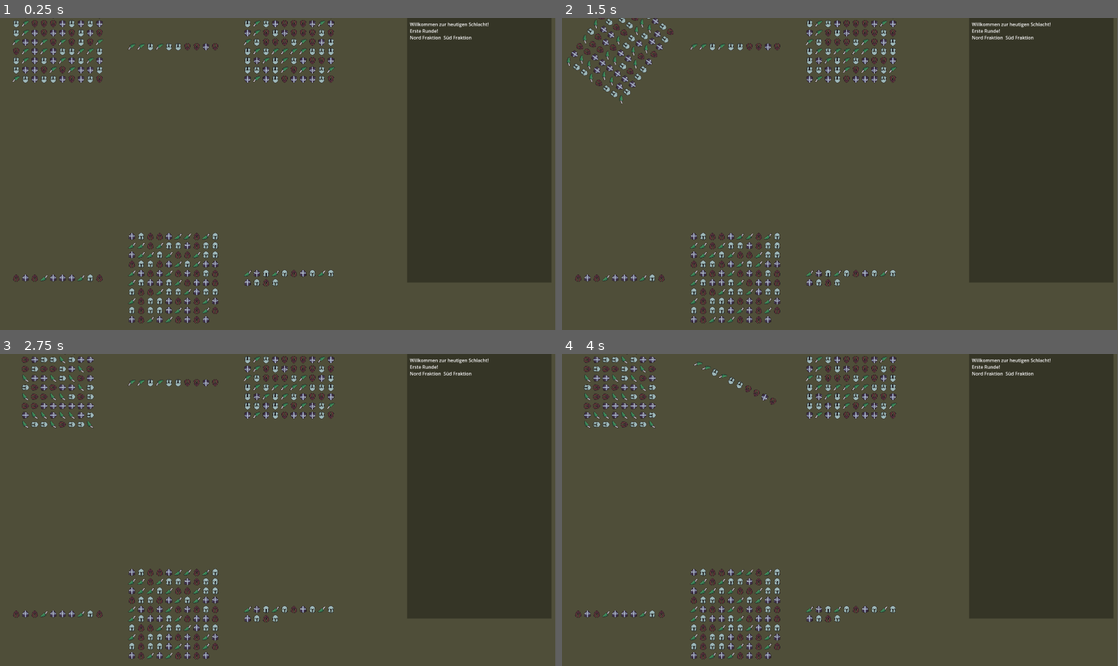
Above: before the commit, frames 1-4 (two rows, left to right).
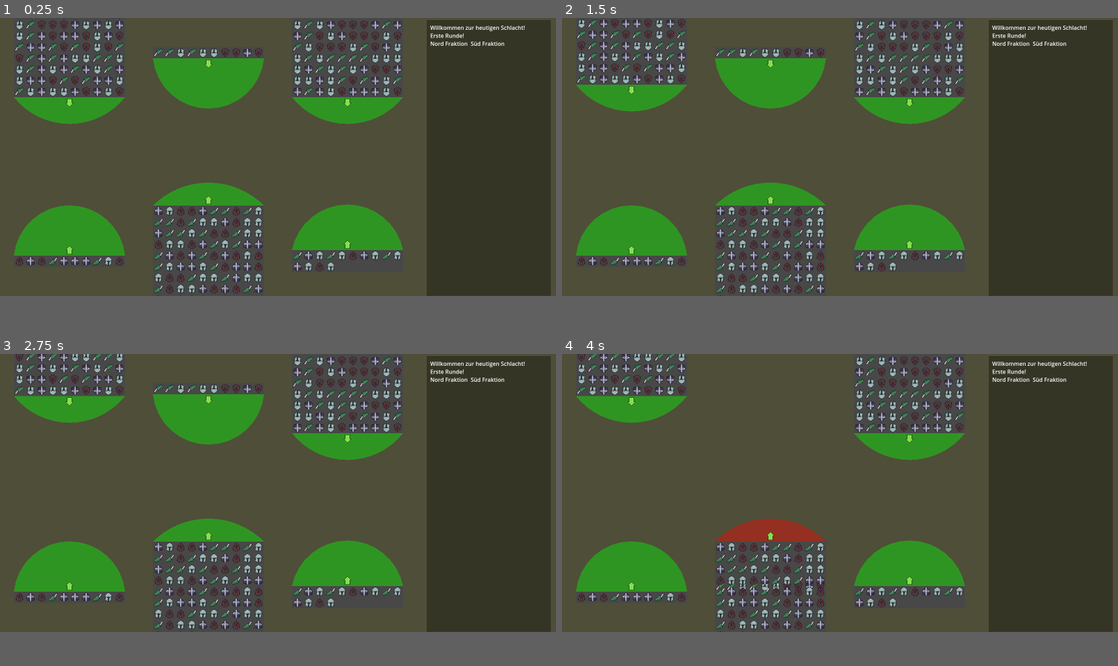
Above: after the commit, the same moments.

Repository: cjanta/RectsGodot
Game: Godot game, scene res://root.tscn
The game is run twice, just before and just after one commit, with the same random seed, the same clock (stepped at 60 frames per second) and the same inputs.
Inputs (mouse positions are in pixels of both pictures, inside the frame that each line leads up to):
- Up to frame 1 (0.25 s): no input
- Up to frame 2 (1.5 s): tap Enter at 0.5 s; drag from (617, 46) to (851, 46) at 0.52 s; tap Space (Spacebar) at 1.25 s; drag from (617, 89) to (734, 46) at 1.27 s
- Up to frame 3 (2.75 s): tap Enter at 2 s; tap Space (Spacebar) at 2.1 s; click (172, 382) at 2.17 s
- Up to frame 4 (4 s): tap Space (Spacebar) at 2.75 s; drag from (734, 391) to (617, 612) at 2.77 s; tap Enter at 3.5 s; drag from (851, 382) to (617, 382) at 3.52 s
In our replay, the window is 799x449 before the commit and 800x400 after it. These sizes can differ from the game's own. Grey fills any space a smaller window leaves; there, only what the larger window draws over its background counts as a difference.

The runs differ from the first frame. In frame 1, 24% of the frame differs, in the area x 2-100%, y 0-98%; in frame 2, 23%; in frame 3, 23%; in frame 4, 20%.

Commit message:
clean up und impl hitbox.arcs draw und collisionShape

Diff:
--- a/Faction.gd
+++ b/Faction.gd
@@ -17,7 +17,7 @@
 			create_test_regiments(Vector2(x_off+ n*400,100))
 	elif start_direction == Vector2.UP:
 		for n in num_per_faction:
-			create_test_regiments(Vector2(x_off+ n*400,900))
+			create_test_regiments(Vector2(x_off+ n*400,700))
 
 func _process(delta):
 	pass
--- a/Faction_Regiment.gd
+++ b/Faction_Regiment.gd
@@ -9,7 +9,6 @@
 @export var setup_facing_dir : Vector2 = Vector2.ZERO
 @export var setup_pos : Vector2 = Vector2.ZERO
 
-#@onready var hitbox_polygone = $Area2D/CollisionPolygon2D
 @onready var hitbox_regiment_bounds = $hitbox_regiment_bounds/regiment_bounds
 @onready var hitbox_rotation = $hitbox_rotation/rotation_circle
 @onready var node_to_update = [$hitbox_rotation/rotation_circle]
@@ -68,7 +67,6 @@
 	hitbox_regiment_bounds.shape = hitbox_regiment_bounds.shape.duplicate()
 	hitbox_regiment_bounds.shape.extents = get_current_bounds_extends()
 	update_relatives()
-
 
 func runntime_ini():
 	set_regiment_unit_size(regiment_unit_size)
@@ -138,7 +136,6 @@
 			selected_Mouse_Position = get_global_mouse_position()
 			return abs(dot)
 
-
 		return 0
 
 func _on_hitbox_rotation_input_event(viewport, event, shape_idx):
--- a/faction_regiment_scene.tscn
+++ b/faction_regiment_scene.tscn
@@ -5,7 +5,7 @@
 [ext_resource type="PackedScene" uid="uid://sf58apyyihsn" path="res://hitbox_regiment_bounds.tscn" id="2_daj36"]
 [ext_resource type="Script" path="res://faction_icon.gd" id="2_nebew"]
 [ext_resource type="PackedScene" uid="uid://3mie7hp7sxd" path="res://hitbox_rotation.tscn" id="3_3dvq2"]
-[ext_resource type="Script" path="res://hitbox_arcs.gd" id="6_npda7"]
+[ext_resource type="PackedScene" uid="uid://cgrwbimmaa7cd" path="res://hitbox_arcs.tscn" id="6_eui2j"]
 
 [node name="Faction_Regiment_Scene" type="Node2D"]
 script = ExtResource("1_nqapm")
@@ -13,18 +13,15 @@
 [node name="hitbox_regiment_bounds" parent="." instance=ExtResource("2_daj36")]
 
 [node name="hitbox_rotation" parent="." instance=ExtResource("3_3dvq2")]
+collision_layer = 2
+collision_mask = 0
 
 [node name="bounds_sprite" type="Sprite2D" parent="."]
-visible = false
 texture = ExtResource("2_2qplr")
 script = ExtResource("2_nebew")
 
-[node name="hitbox_arcs" type="Area2D" parent="."]
-z_index = -1
-script = ExtResource("6_npda7")
-
-[node name="CollisionPolygon2D" type="CollisionPolygon2D" parent="hitbox_arcs"]
-polygon = PackedVector2Array(15, 16, 41, 82, 2, 55, -18, 88, -19, 41, -52, 38)
+[node name="hitbox_arcs" parent="." instance=ExtResource("6_eui2j")]
+collision_layer = 4
 
 [connection signal="input_event" from="hitbox_regiment_bounds" to="." method="_on_hitbox_regiment_bounds_input_event"]
 [connection signal="input_event" from="hitbox_rotation" to="." method="_on_hitbox_rotation_input_event"]
--- a/hitbox_arcs.gd
+++ b/hitbox_arcs.gd
@@ -1,41 +1,35 @@
 extends Area2D
-
 
 var is_runtime_ini = true
 var regiment : Faction_Regiment
+
 @onready var coll_shape :CollisionPolygon2D = $CollisionPolygon2D
+
 
 func _ready():
 	regiment = get_parent()
 	coll_shape.polygon = coll_shape.polygon.duplicate()
 
-	pass
-
 func _process(delta):
-	chick_runtime_ini()
+	check_runtime_ini()
 	queue_redraw()
 
-func chick_runtime_ini():
+func check_runtime_ini():
 	if is_runtime_ini:
 		is_runtime_ini = false;
-		#coll_shape.polygon = get_regiment_front_polygon()
-		coll_shape.polygon =get_front_arc()
+		coll_shape.polygon = get_front_arc()
 
 
-const DETECT_RADIUS = 200
-const FOV = 80
-
-var angle = 0
-var direction = Vector2()
-# Drawing the FOV
 const RED = Color(1.0, 0, 0, 0.4)
 const GREEN = Color(0, 1.0, 0, 0.4)
-
 var draw_color = GREEN
 
 func _draw():
-	#draw_circle_arc_poly(Vector2(), DETECT_RADIUS,  angle - FOV/2, angle + FOV/2, draw_color)
-	pass
+	draw_front_arc()
+
+func draw_front_arc():
+	var front_arc = get_front_arc()
+	draw_polygon(front_arc, PackedColorArray([draw_color]))
 
 func get_front_arc():
 	var size = regiment.get_current_bounds_extends() as Vector2
@@ -44,47 +38,24 @@
 	var tl = position + Vector2(-size.x ,-size.y)
 	var tr = position + Vector2(size.x ,-size.y)
 	var fow = rad_to_deg(tl.angle_to(tr))
-	var radius = regiment.shape_extends_total.length()
+	var radius = regiment.shape_extends_total.length() / 2.0
 	var angle_from = angle - fow/2
 	var angle_to = angle + fow/2
 	var nb_points = 16
 	var points_arc = PackedVector2Array()
 	points_arc.push_back(center)
-	#var colors = PackedColorArray([color])
 
 	for i in range(nb_points+1):
 		var angle_point = angle_from + i*(angle_to-angle_from)/nb_points
 		points_arc.push_back(center + Vector2( cos( deg_to_rad(angle_point) ), sin( deg_to_rad(angle_point) ) ) * radius)
-	#draw_polygon(points_arc, colors)
 	return points_arc
 
-func draw_circle_arc_poly(center, radius, angle_from, angle_to, color):
-	var nb_points = 32
-	var points_arc = PackedVector2Array()
-	points_arc.push_back(center)
-	var colors = PackedColorArray([color])
 
-	for i in range(nb_points+1):
-		var angle_point = angle_from + i*(angle_to-angle_from)/nb_points
-		points_arc.push_back(center + Vector2( cos( deg_to_rad(angle_point) ), sin( deg_to_rad(angle_point) ) ) * radius)
-	draw_polygon(points_arc, colors)
+func _on_area_shape_entered(area_rid, area, area_shape_index, local_shape_index):
+	if area.get_parent() != regiment:
+		draw_color = RED
 
-func draw_front_arc_flat():
-	var size = regiment.get_current_bounds_extends() as Vector2
-	var rotation_off = deg_to_rad(60)
-	var arc_length = 180
-	#[tl, tl_arc, tr_arc, tr]
-	var points = PackedVector2Array()
-	var tl = position + Vector2(-size.x ,-size.y)
-	points.append(tl)
-	var tl_arc = Vector2(-size.x ,-size.y) + Vector2.LEFT.rotated(rotation + rotation_off) * arc_length
-	points.append(tl_arc)
-	var tr_arc = Vector2(size.x ,-size.y) + Vector2.RIGHT.rotated(rotation - rotation_off) * arc_length
-	points.append(tr_arc)
-	var tr = position + Vector2(size.x ,-size.y)
-	points.append(tr)
 
-	var color = Color(25,25,25,64)
-	var colors = PackedColorArray([color])
-	var uvs = PackedVector2Array()
-	draw_polygon(points, colors,uvs,null)
+func _on_area_shape_exited(area_rid, area, area_shape_index, local_shape_index):
+	if area.get_parent() != regiment:
+		draw_color = GREEN
--- /dev/null
+++ b/hitbox_arcs.tscn
@@ -0,0 +1,13 @@
+[gd_scene load_steps=2 format=3 uid="uid://cgrwbimmaa7cd"]
+
+[ext_resource type="Script" path="res://hitbox_arcs.gd" id="1_sjtfk"]
+
+[node name="hitbox_arcs" type="Area2D"]
+z_index = -1
+script = ExtResource("1_sjtfk")
+
+[node name="CollisionPolygon2D" type="CollisionPolygon2D" parent="."]
+polygon = PackedVector2Array(15, 16, 41, 82, 2, 55, -18, 88, -19, 41, -52, 38)
+
+[connection signal="area_shape_entered" from="." to="." method="_on_area_shape_entered"]
+[connection signal="area_shape_exited" from="." to="." method="_on_area_shape_exited"]
--- a/hitbox_rotation.tscn
+++ b/hitbox_rotation.tscn
@@ -1,4 +1,6 @@
-[gd_scene load_steps=2 format=3 uid="uid://3mie7hp7sxd"]
+[gd_scene load_steps=3 format=3 uid="uid://3mie7hp7sxd"]
+
+[ext_resource type="Texture2D" uid="uid://4845qd0tii57" path="res://grfx/icon_PointNorth32.png" id="1_gq3mc"]
 
 [sub_resource type="CircleShape2D" id="CircleShape2D_3p1nj"]
 radius = 16.0
@@ -7,3 +9,6 @@
 
 [node name="rotation_circle" type="CollisionShape2D" parent="."]
 shape = SubResource("CircleShape2D_3p1nj")
+
+[node name="icon" type="Sprite2D" parent="rotation_circle"]
+texture = ExtResource("1_gq3mc")
--- a/project.godot
+++ b/project.godot
@@ -17,8 +17,9 @@
 
 [display]
 
-window/size/viewport_width=1920
-window/size/viewport_height=1080
+window/size/viewport_width=1600
+window/size/viewport_height=800
+window/size/initial_position_type=2
 
 [input]
 
--- a/root.tscn
+++ b/root.tscn
@@ -15,9 +15,10 @@
 script = ExtResource("1_b4ysd")
 
 [node name="ColorRect" type="ColorRect" parent="Game_Session/GUI_LOG"]
-offset_left = 1407.0
-offset_right = 1907.0
-offset_bottom = 915.0
+offset_left = 1228.0
+offset_top = 6.0
+offset_right = 1585.0
+offset_bottom = 921.0
 size_flags_horizontal = 3
 size_flags_vertical = 3
 mouse_filter = 2
@@ -27,7 +28,7 @@
 layout_mode = 2
 offset_left = 10.0
 offset_top = 10.0
-offset_right = 490.0
+offset_right = 347.0
 offset_bottom = 905.0
 mouse_filter = 2
 bbcode_enabled = true
